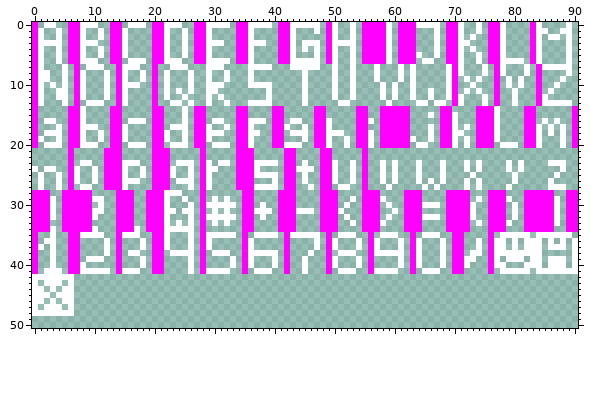
One commit to this pixel-art file: rawData/aseprite_data/standard_white_font-Recovered.aseprite. That is the earlier state.
91x70 pixels, 1 frame. Shown: x 0..90, y 0..50.
Now the later version:
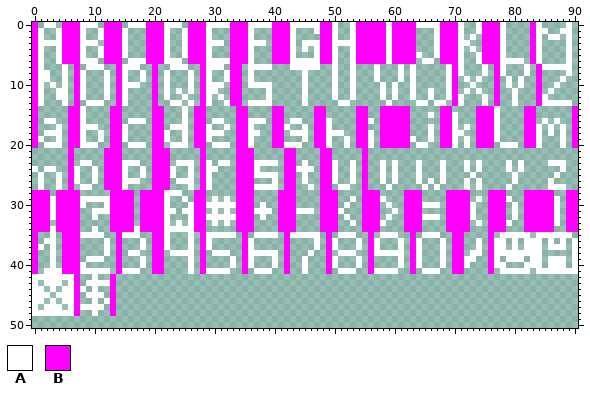
Palette (. is transparent): A #ffffff  B #ff00ff
Message: updated the font module from pyr_pg (aded !, $ and ? to the character set)
The edit:
Colour A is added in rows 29 to 31 at x 12; in row 42 at x 10; in row 43 at x 9 to 12; in row 44 at x 8 and 10; in row 45 at x 9 to 11; in row 46 at x 10 and 12.
Colour A is added in row 47 at x 8 to 11; in row 48 at x 10.
Colour A replaces colour B in row 29 at x 8 to 9; in row 30 at x 8.
Colour B is added in rows 0 to 6 at x 5, 12, 19, 26, 33, 40, 48, 54, 60, 68 and 75; in rows 7 to 13 at x 28 and 33 to 34; in rows 28 to 34 at x 4, 13, 18, 27 and 34; in rows 35 to 41 at x 5; in rows 42 to 48 at x 7 and 13.
The edit erases colour A in row 30 at x 11.
The edit erases colour B in row 28 at x 8 to 9; in row 30 at x 9; in rows 31 to 34 at x 8 to 9.
